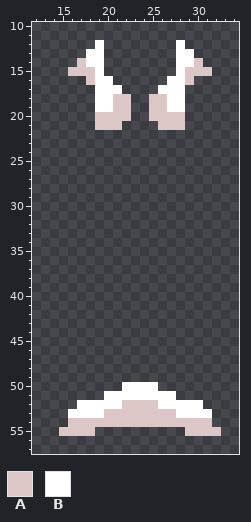
A sprite sheet gets an edit: sprites/units/ace-cell.png. Above, as it was before the edit.
The file is 48x70 pixels. Shown: x 12..34, y 10..57.
Palette (. is transparent): A #dcc6c6  B #ffffff
Pixels before, first column x 15:
12 ....B........B....
13 ...BB........BB...
14 ..ABB........BBA..
15 .AAAB........BAAA.
16 ...ABB......BBA...
17 ....BBB....BBB....
18 ....BBAA..AABB....
19 ....BBAA..AABB....
20 ....AAAA..AAAA....
21 ....AAA....AAA....
22 ..................
23 ..................
24 ..................
25 ..................
26 ..................
27 ..................
28 ..................
29 ..................
30 ..................
31 ..................
32 ..................
33 ..................
34 ..................
35 ..................
36 ..................
37 ..................
38 ..................
39 ..................
40 ..................
41 ..................
42 ..................
43 ..................
44 ..................
45 ..................
46 ..................
47 ..................
48 ..................
49 ..................
50 .......BBBB.......
51 .....BBBBBBBB.....
52 ..BBBBBAAAABBBBB..
53 .BBBBAAAAAAAABBBB.
54 .AAAAAAAAAAAAAAAA.
55 AAAA..........AAAA
Once edited:
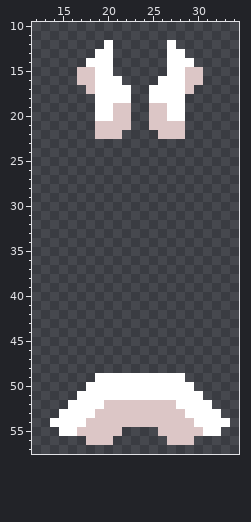
Changes in this commit:
y 12: x 19..20 B. -> .B; x 27..28 .B -> B.
y 13: x 18 B -> .; x 20 . -> B; x 27 . -> B; x 29 B -> .
y 14: x 17 A -> .; x 20 . -> B; x 27 . -> B; x 30 A -> .
y 15: x 16 A -> .; x 20 . -> B; x 27 . -> B; x 31 A -> .
y 16: x 17 . -> A; x 21 . -> B; x 26 . -> B; x 30 . -> A
y 17: x 18 . -> A; x 22 . -> B; x 25 . -> B; x 29 . -> A
y 18: x 21..22 AA -> BB; x 25..26 AA -> BB
y 20: x 19..20 AA -> BB; x 27..28 AA -> BB
y 21: x 22 . -> A; x 25 . -> A
y 22: x 19..21 ... -> AAA; x 26..28 ... -> AAA
y 49: x 19..28 .......... -> BBBBBBBBBB
y 50: x 18..21 .... -> BBBB; x 26..29 .... -> BBBB
y 51: x 17..19 ... -> BBB; x 28..30 ... -> BBB
y 52: x 16 . -> B; x 20..21 BB -> AA; x 26..27 BB -> AA; x 31 . -> B
y 53: x 15 . -> B; x 19 B -> A; x 28 B -> A; x 32 . -> B
y 54: x 14..17 ..AA -> BBBB; x 30..33 AA.. -> BBBB
y 55: x 15..16 AA -> BB; x 19..21 ... -> AAA; x 26..28 ... -> AAA; x 31..32 AA -> BB
y 56: x 18..20 ... -> AAA; x 27..29 ... -> AAA
Boxes around the changes in both pictures, in picture pixels (x1, y1, x2, y2):
changed: (68, 40, 212, 139)
changed: (50, 373, 230, 445)
